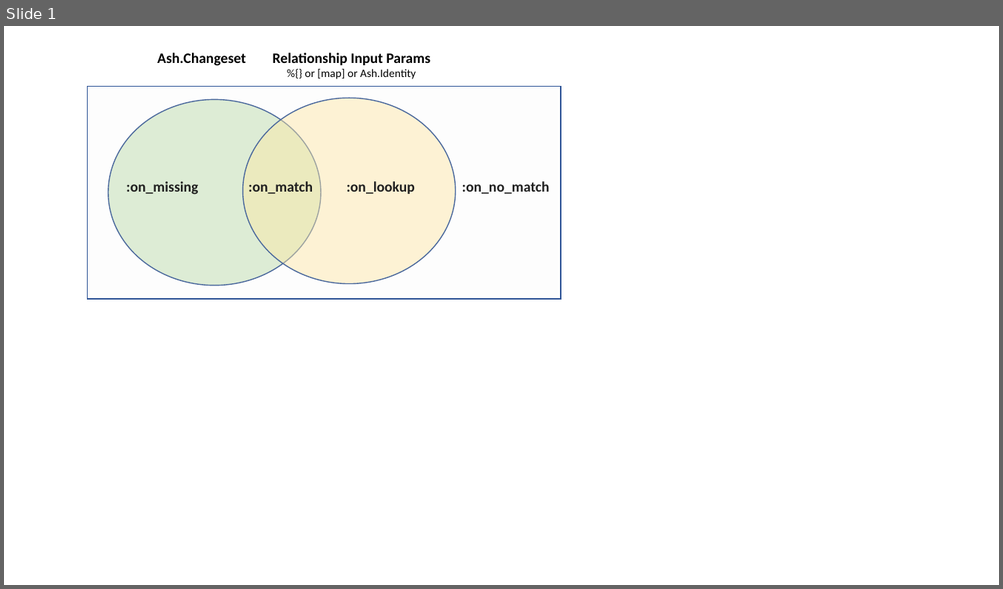
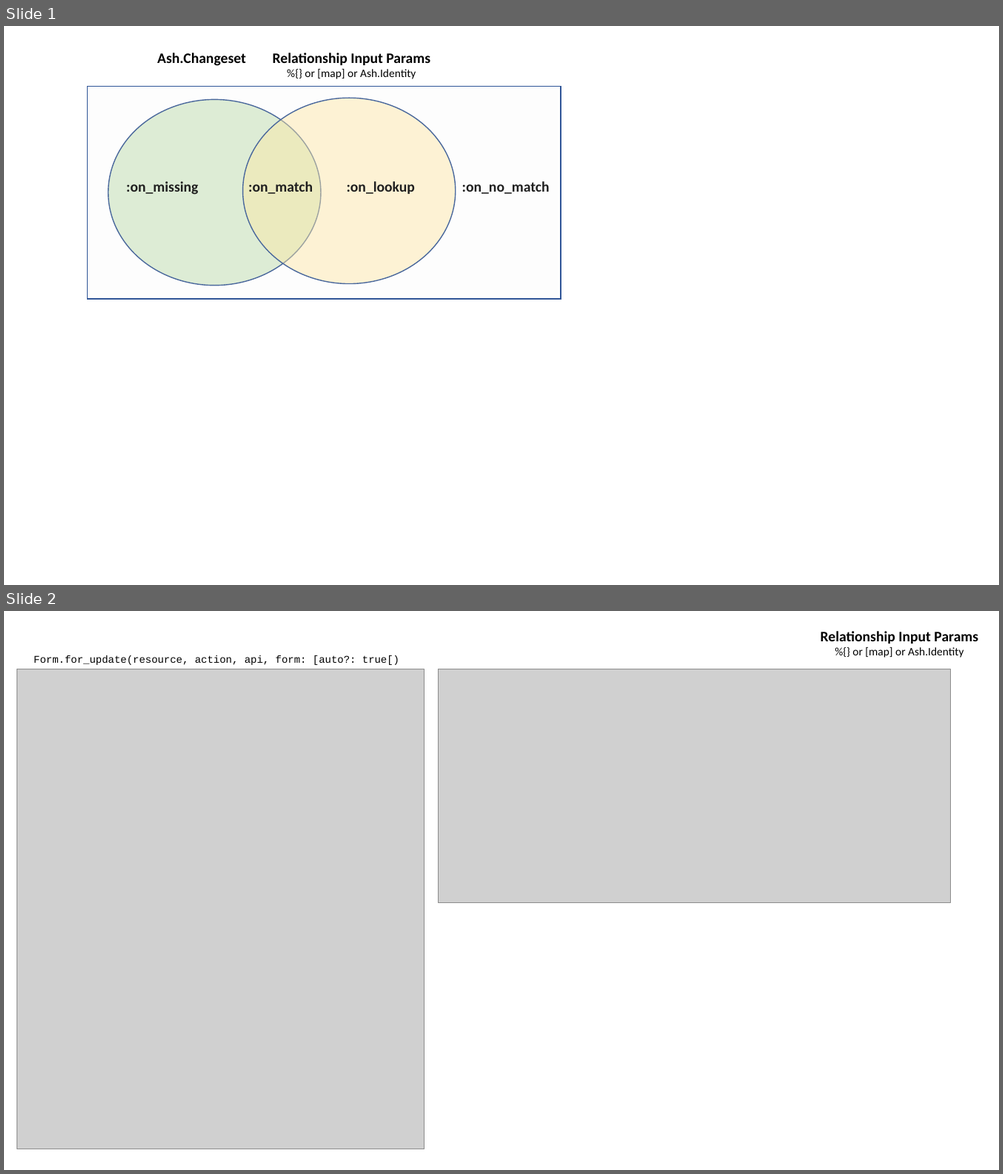
Before and after one commit to mrjbj/form_validator, a slide deck: notebook/Manage_Relationship.pptx. Shown one above the other, each under a label of ours: slide 1 before the commit, slides 1 and 2 after it. The pictures are 1003x589 and 1003x1174 pixels, drawn with LibreOffice and Linux fonts; fonts in the diff are those of the drawing; grey boxes stand for pictures. Boxes give left, top, right and bottom in pixels: in the first picture for what was removed or moved away, otherwise in the second. Text is boxed around its words. In the diff, an @@ line names an element or a change of style, - is before the commit and + after.

```diff
--- a/notebook/Manage_Relationship.pptx
+++ b/notebook/Manage_Relationship.pptx
@@ slide 2 added at box(4, 611, 999, 1170), background #FFFFFF @@
@@ text added at box(820, 631, 978, 658), 11 pt, text #000000 @@
+Relationship Input Params
+%{} or [map] or Ash.Identity
@@ picture added at box(17, 669, 424, 1150) @@
@@ text added at box(34, 655, 399, 665), 10 pt, text #000000 @@
+Form.for_update(resource, action, api, form: [auto?: true[)
@@ picture added at box(438, 669, 950, 903) @@
```
Also in this commit, not shown: 6 other slides added, 1 other file.
